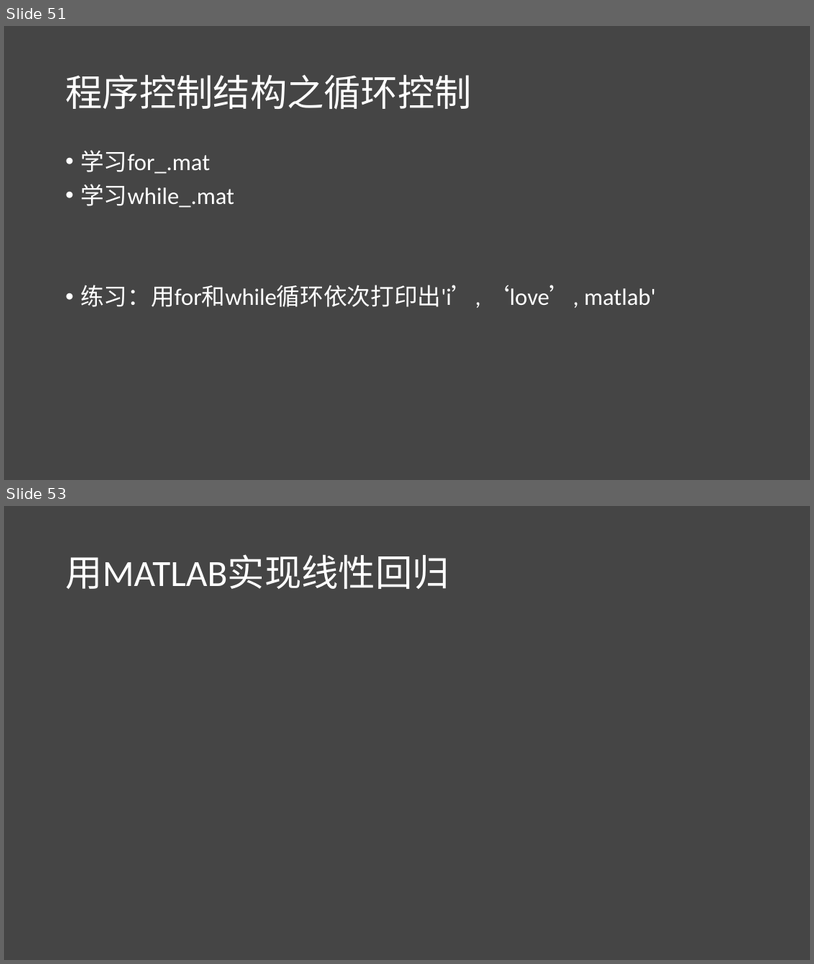
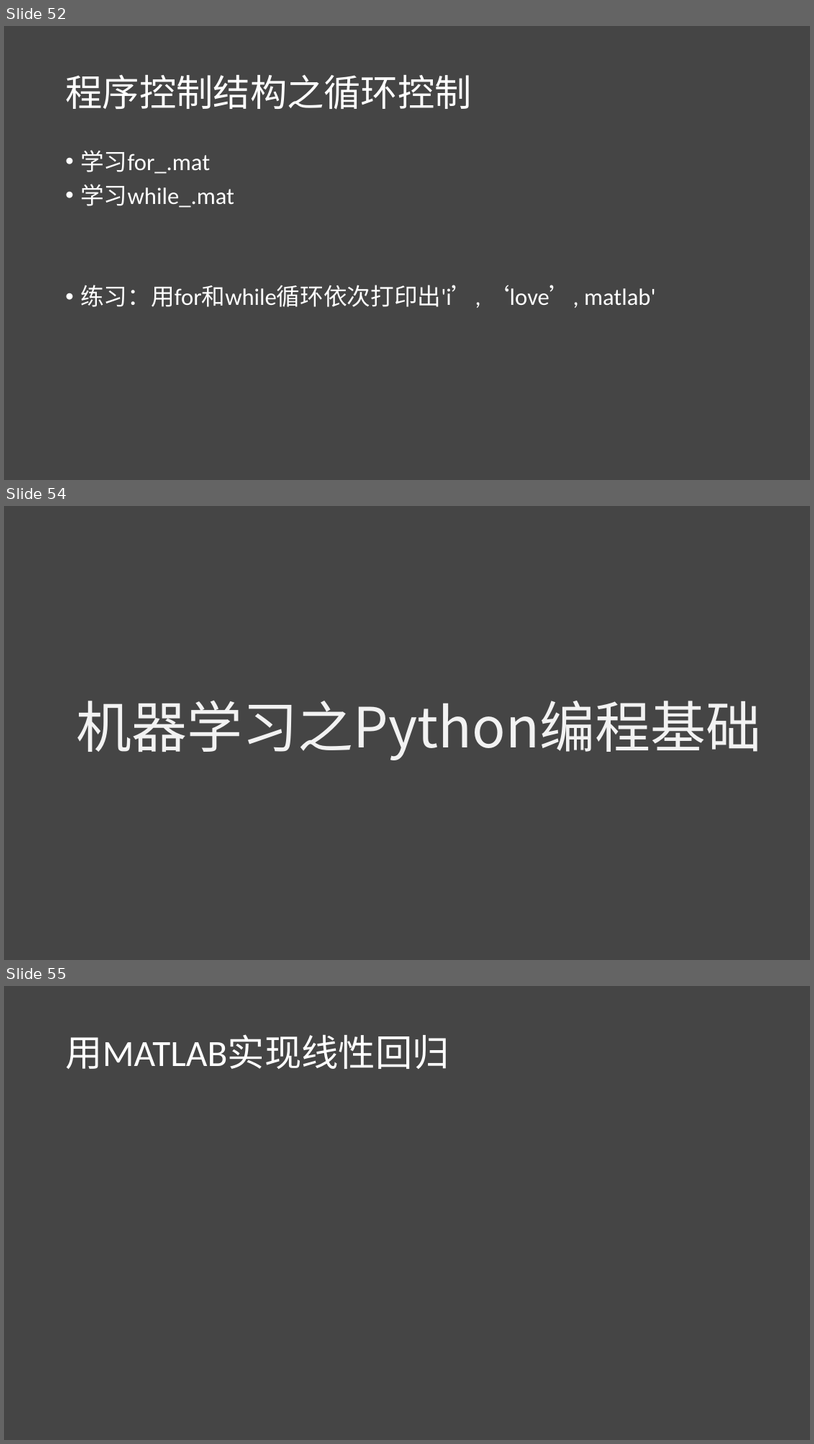
Before and after one commit to lichao312214129/lc_rsfmri_tools_python, a slide deck: The_first_ml_training/第一届机器学习实战班.pptx. Shown one above the other, each under a label of ours: slides 51 and 53 before the commit, slides 52, 54 and 55 after it; the slides between them are not shown. The pictures are 814x964 and 814x1444 pixels, drawn with LibreOffice and Linux fonts; fonts in the diff are those of the drawing. Boxes give left, top, right and bottom in pixels: in the first picture for what was removed or moved away, otherwise in the second. Text is boxed around its words. In the diff, an @@ line names an element or a change of style, - is before the commit and + after.

```diff
--- a/The_first_ml_training/第一届机器学习实战班.pptx
+++ b/The_first_ml_training/第一届机器学习实战班.pptx
@@ slide 54 added at bbox=[4, 506, 810, 960], background #454545 @@
@@ text added at bbox=[77, 700, 761, 760], 66 pt, text #F2F2F2 @@
+机器学习之Python编程基础
@@ what was slide 51 is now slide 52 @@
@@ what was slide 53 is now slide 55 @@
```
Also in this commit, not shown: 2 other slides added, 1 slide removed, 1 other file.
